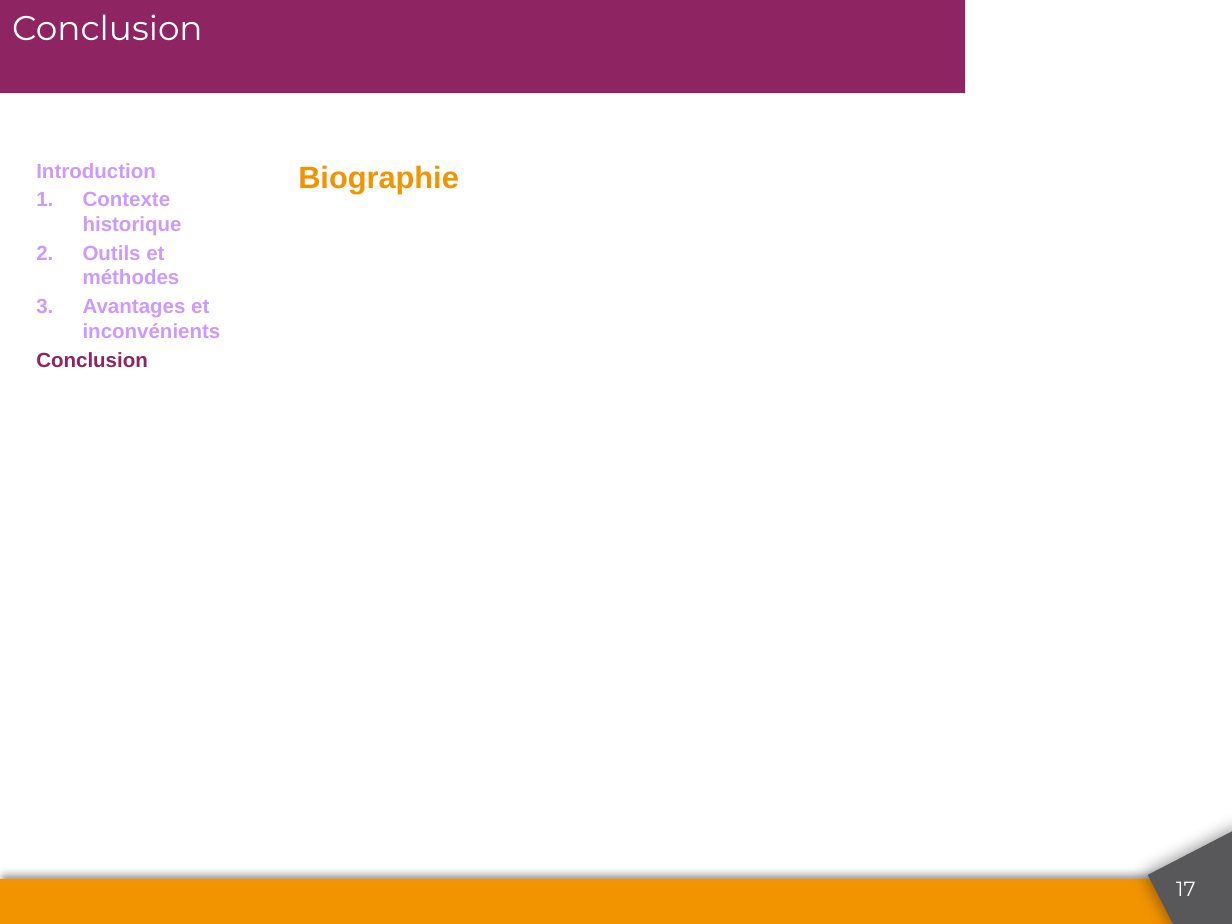
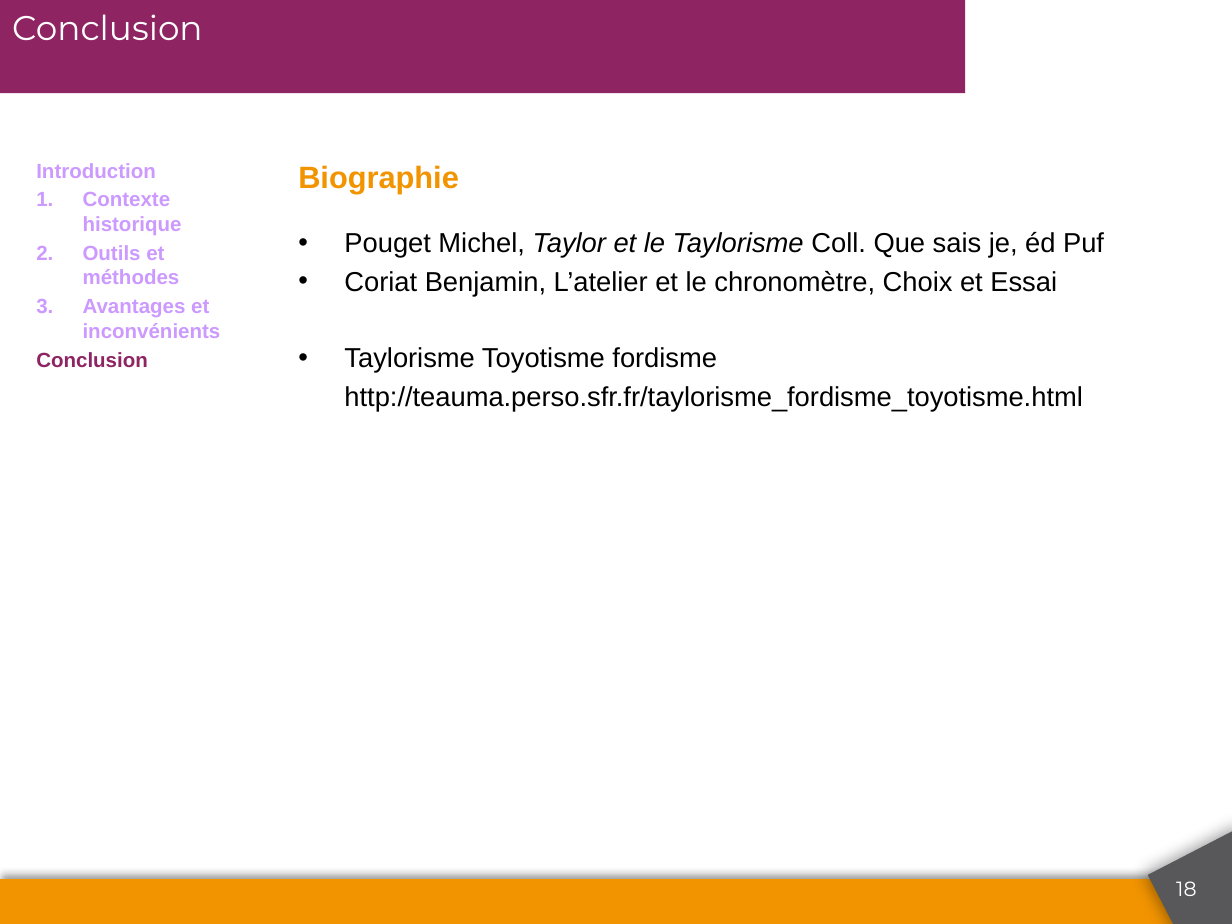
Before and after one commit to tychotatitscheff/Ensam, a slide deck: slide 18 of Taylorisme.pptx (slide 17 before the commit). Drawn at 1232x924 pixels with LibreOffice and Linux fonts; fonts in the diff are those of the drawing; background and template pictures are left out. Boxes give left, top, right and bottom in pixels: in the first picture for what was removed or moved away, otherwise in the second. Text is boxed around its words. In the diff, an @@ line names an element or a change of style, - is before the commit and + after.

```diff
--- a/Taylorisme.pptx
+++ b/Taylorisme.pptx
@@ text added at box(344, 232, 1104, 411), 16 pt, text #363636 @@
+• Pouget Michel, Taylor et le Taylorisme Coll. Que sais je, éd Puf
+• Coriat Benjamin, L’atelier et le chronomètre, Choix et Essai
+• Taylorisme Toyotisme fordisme
+http://teauma.perso.sfr.fr/taylorisme_fordisme_toyotisme.html
@@ page number at box(1176, 881, 1196, 896): text changed @@
-17
+18
```
Also in this commit, not shown: 6 other slides changed, 1 slide added, 1 other file.
